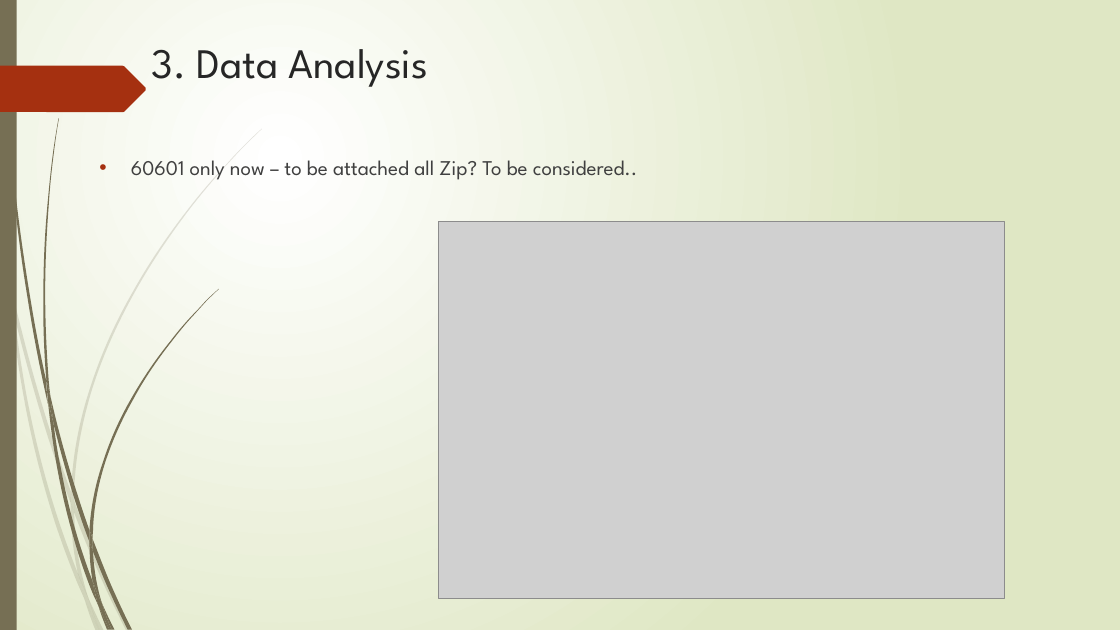
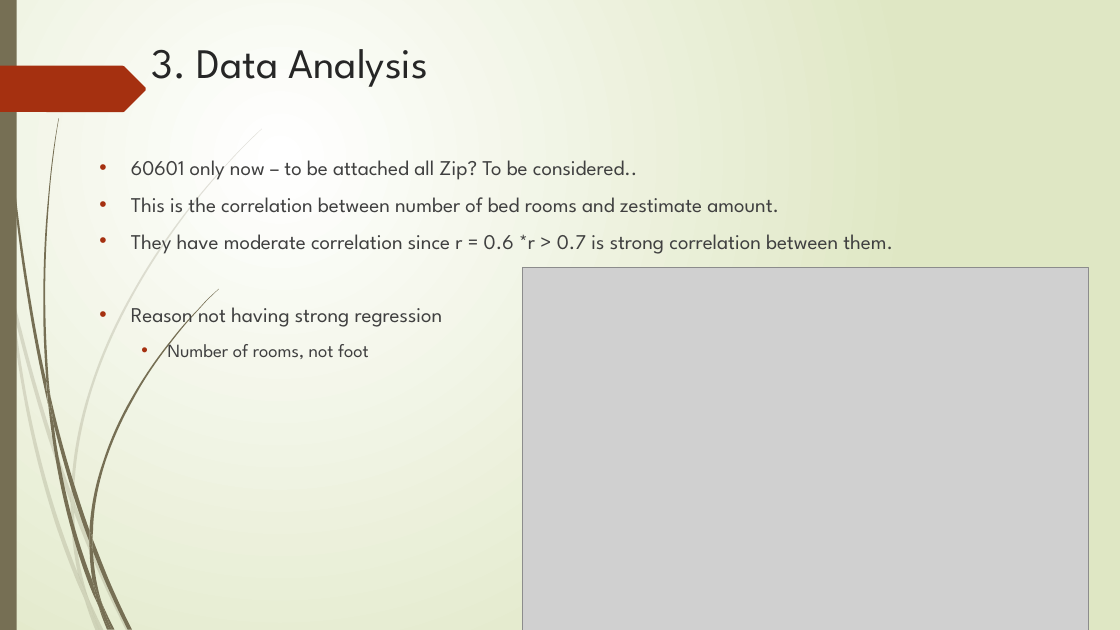
Before and after one commit to FeLowe/NW-Bootcamp-Projects, a slide deck: slide 7 of Presentation - Fernanda Mina.pptx. Drawn at 1120x630 pixels with LibreOffice and Linux fonts; fonts in the diff are those of the drawing; grey boxes stand for pictures. Boxes give left, top, right and bottom in pixels: in the first picture for what was removed or moved away, otherwise in the second. Text is boxed around its words. In the diff, an @@ line names an element or a change of style, - is before the commit and + after.

```diff
--- a/Presentation - Fernanda Mina.pptx
+++ b/Presentation - Fernanda Mina.pptx
@@ text at bbox=[131, 197, 893, 359]: paragraphs added @@
+• This is the correlation between number of bed rooms and zestimate amount.
+• They have moderate correlation since r = 0.6 *r > 0.7 is strong correlation between them.
+• Reason not having strong regression
+  • Number of rooms, not foot
@@ picture: place and size @@
-picture at bbox=[439, 222, 1005, 599]
+picture at bbox=[523, 268, 1089, 630]
```
Also in this commit, not shown: 5 other slides changed, 1 slide removed, 5 other files.
